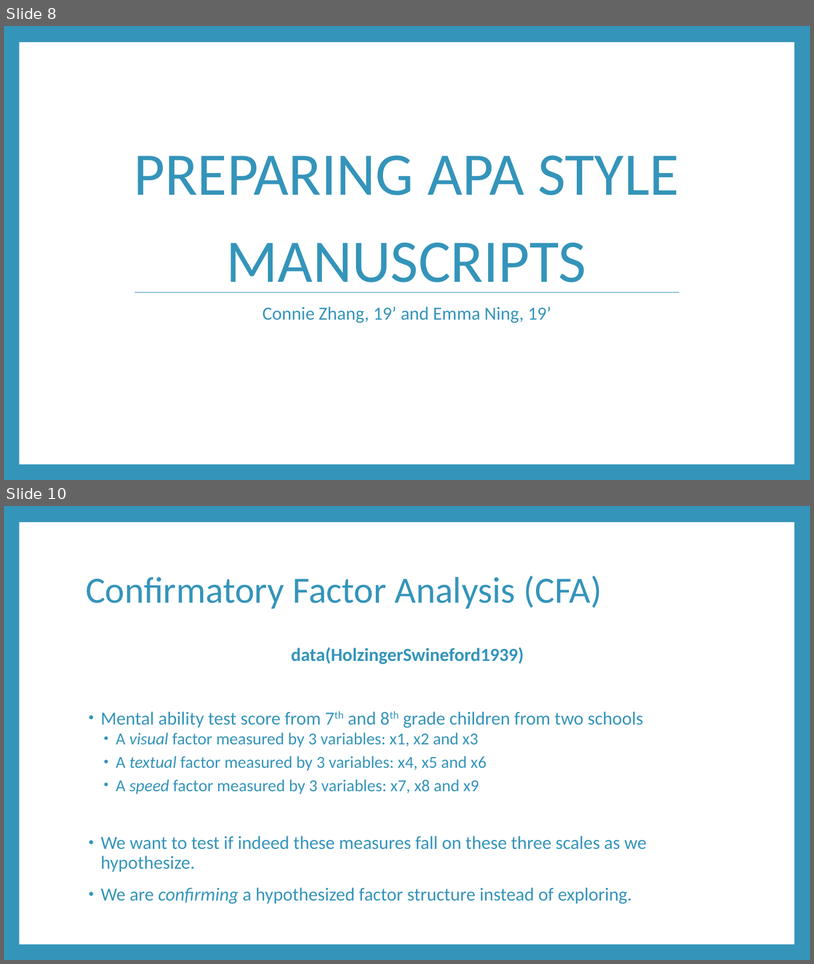
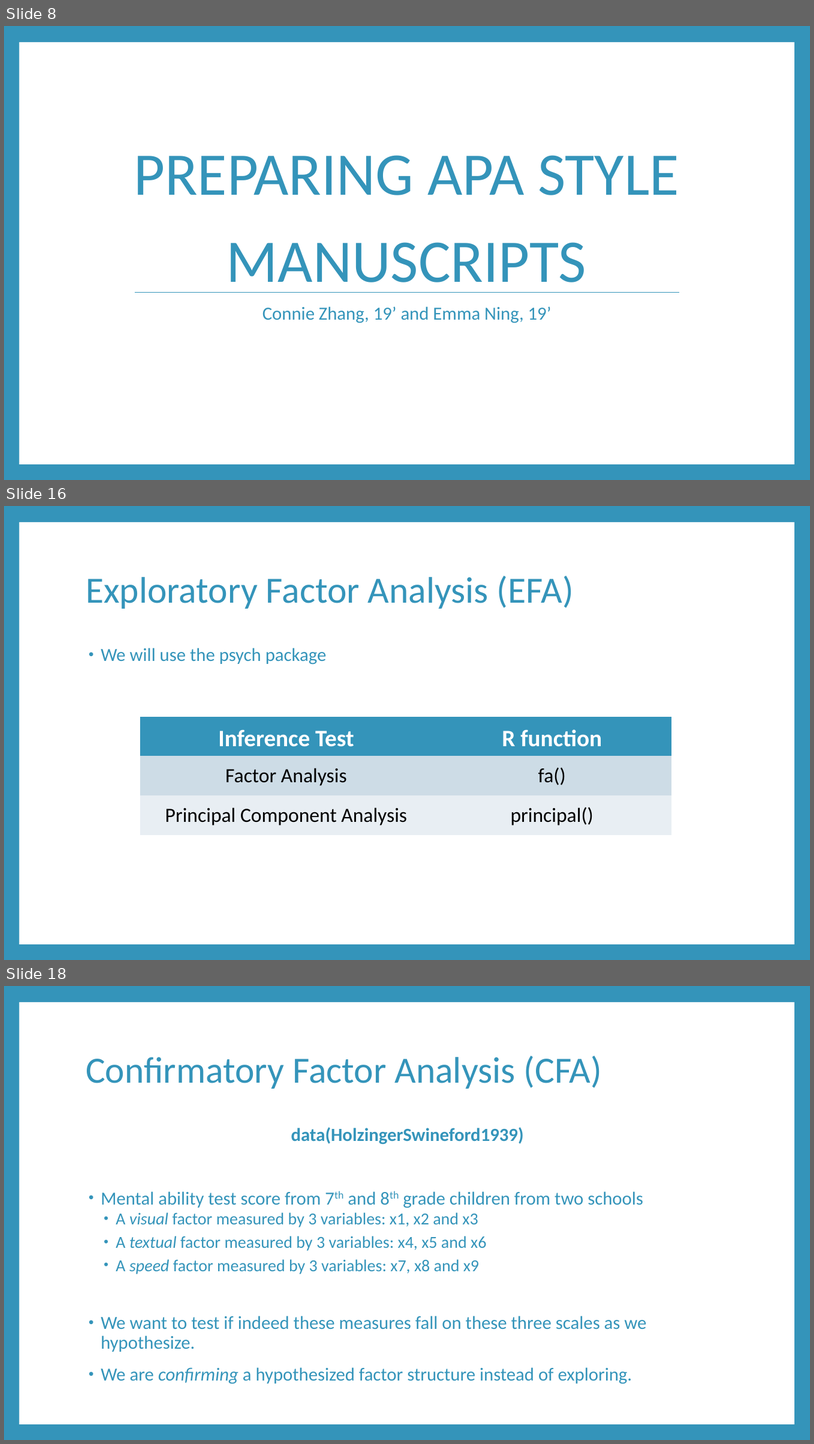
Before and after one commit to RandiLGarcia/smith-r-workshop, a slide deck: docs/Day 2 Slides.pptx. Shown one above the other, each under a label of ours: slides 8 and 10 before the commit, slides 8, 16 and 18 after it; the slides between them are not shown. The pictures are 814x964 and 814x1444 pixels, drawn with LibreOffice and Linux fonts; fonts in the diff are those of the drawing. Boxes give left, top, right and bottom in pixels: in the first picture for what was removed or moved away, otherwise in the second. Text is boxed around its words. In the diff, an @@ line names an element or a change of style, - is before the commit and + after.

```diff
--- a/docs/Day 2 Slides.pptx
+++ b/docs/Day 2 Slides.pptx
@@ slide 16 added at (4, 506, 810, 960), background #3494BA; not listed: 1 template element that a slide beside it also shows @@
@@ title added at (86, 576, 574, 609), 44 pt, text #3494BA @@
+Exploratory Factor Analysis (EFA)
@@ text added at (101, 648, 327, 664), 22 pt, text #3494BA @@
+• We will use the psych package
@@ table added at (140, 717, 672, 834), 3 rows, 2 columns @@
+Inference Test | R function
+Factor Analysis | fa()
+Principal Component Analysis | principal()
@@ what was slide 10 is now slide 18 @@
```
Also in this commit, not shown: 1 slide changed, 7 other slides added, 7 other files.
